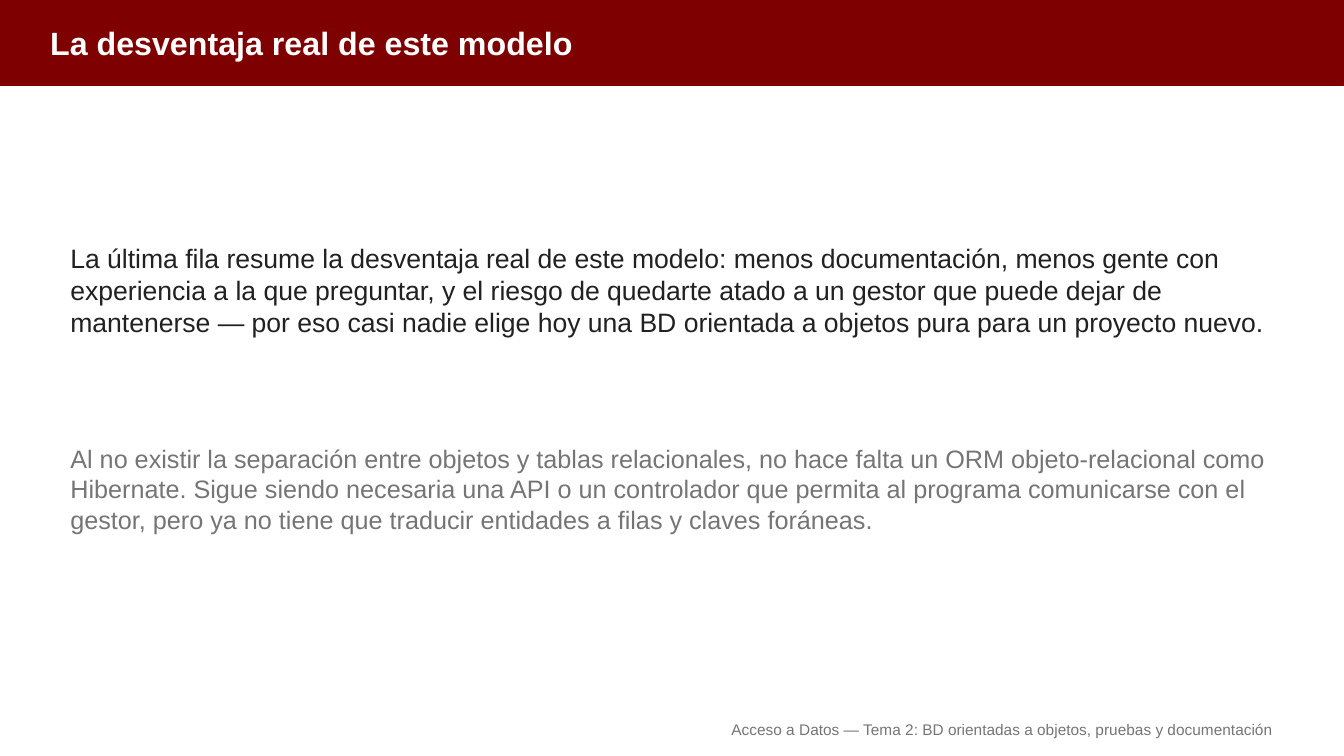
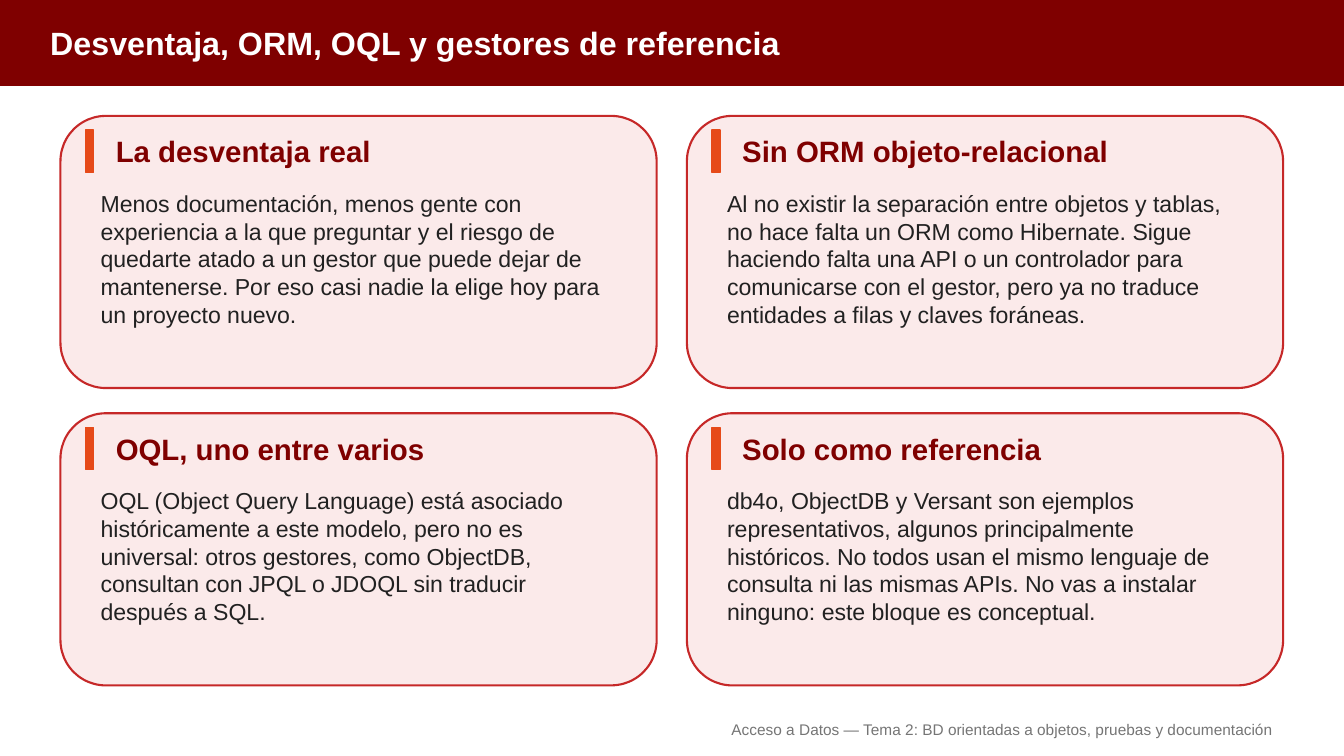
Before and after one commit to aitorventura/acceso-a-datos, a slide deck: slide 5 of docs/tema2/diapositivas/bd-orientadas-a-objetos.pptx. Drawn at 1344x756 pixels with LibreOffice and Linux fonts; fonts in the diff are those of the drawing. Boxes give left, top, right and bottom in pixels: in the first picture for what was removed or moved away, otherwise in the second. Text is boxed around its words. In the diff, an @@ line names an element or a change of style, - is before the commit and + after.

Commit message:
Tema 2 de AD: infografías en los tres apartados y diapositivas regeneradas
Añade 14 infografías en docs/tema2/img, las inserta en persistencia-objetos-jsonb, consultas-jsonb y bd-orientadas-a-objetos, y regenera sus diapositivas (pptx y pdf), fusionando las que solo tenían un párrafo.

```diff
--- a/docs/tema2/diapositivas/bd-orientadas-a-objetos.pptx
+++ b/docs/tema2/diapositivas/bd-orientadas-a-objetos.pptx
@@ text at (50,31,780,62): text changed @@
-La desventaja real de este modelo
+Desventaja, ORM, OQL y gestores de referencia
@@ rounded rectangle added at (60,116,657,388), fill #FBEAEA, outline #C62828 1.5 pt @@
@@ rounded rectangle added at (688,116,1285,388), fill #FBEAEA, outline #C62828 1.5 pt @@
@@ rectangle added at (86,130,94,172), fill #E64A19, outline #E64A19 1 pt @@
@@ text added at (116,140,370,168), 21 pt, text #7F0000, bold @@
+La desventaja real
@@ rectangle added at (713,130,721,172), fill #E64A19, outline #E64A19 1 pt @@
@@ text added at (742,140,1108,168), 21 pt, text #7F0000, bold @@
+Sin ORM objeto-relacional
@@ text at (101,195,599,328): text changed; size 19 to 16.5 pt @@
-La última fila resume la desventaja real de este modelo: menos documentación, menos gente con experiencia a la que preguntar, y el riesgo de quedarte atado a un gestor que puede dejar de mantenerse — por eso casi nadie elige hoy una BD orientada a objetos pura para un proyecto nuevo.
+Menos documentación, menos gente con experiencia a la que preguntar y el riesgo de quedarte atado a un gestor que puede dejar de mantenerse. Por eso casi nadie la elige hoy para un proyecto nuevo.
@@ text at (727,195,1221,328): text changed; size 18 to 16.5 pt; text colour #757575 to #212121 @@
-Al no existir la separación entre objetos y tablas relacionales, no hace falta un ORM objeto-relacional como Hibernate. Sigue siendo necesaria una API o un controlador que permita al programa comunicarse con el gestor, pero ya no tiene que traducir entidades a filas y claves foráneas.
+Al no existir la separación entre objetos y tablas, no hace falta un ORM como Hibernate. Sigue haciendo falta una API o un controlador para comunicarse con el gestor, pero ya no traduce entidades a filas y claves foráneas.
@@ rounded rectangle added at (60,413,657,686), fill #FBEAEA, outline #C62828 1.5 pt @@
@@ rounded rectangle added at (688,413,1285,686), fill #FBEAEA, outline #C62828 1.5 pt @@
@@ rectangle added at (86,427,94,470), fill #E64A19, outline #E64A19 1 pt @@
@@ text added at (116,438,425,466), 21 pt, text #7F0000, bold @@
+OQL, uno entre varios
@@ rectangle added at (713,427,721,470), fill #E64A19, outline #E64A19 1 pt @@
@@ text added at (742,438,1041,461), 21 pt, text #7F0000, bold @@
+Solo como referencia
@@ text added at (101,492,563,625), 16.5 pt, text #212121 @@
+OQL (Object Query Language) está asociado históricamente a este modelo, pero no es universal: otros gestores, como ObjectDB, consultan con JPQL o JDOQL sin traducir después a SQL.
@@ text added at (727,492,1210,625), 16.5 pt, text #212121 @@
+db4o, ObjectDB y Versant son ejemplos representativos, algunos principalmente históricos. No todos usan el mismo lenguaje de consulta ni las mismas APIs. No vas a instalar ninguno: este bloque es conceptual.
```
Also in this commit, not shown: 11 other slides changed, 4 slides removed, 22 other files.
